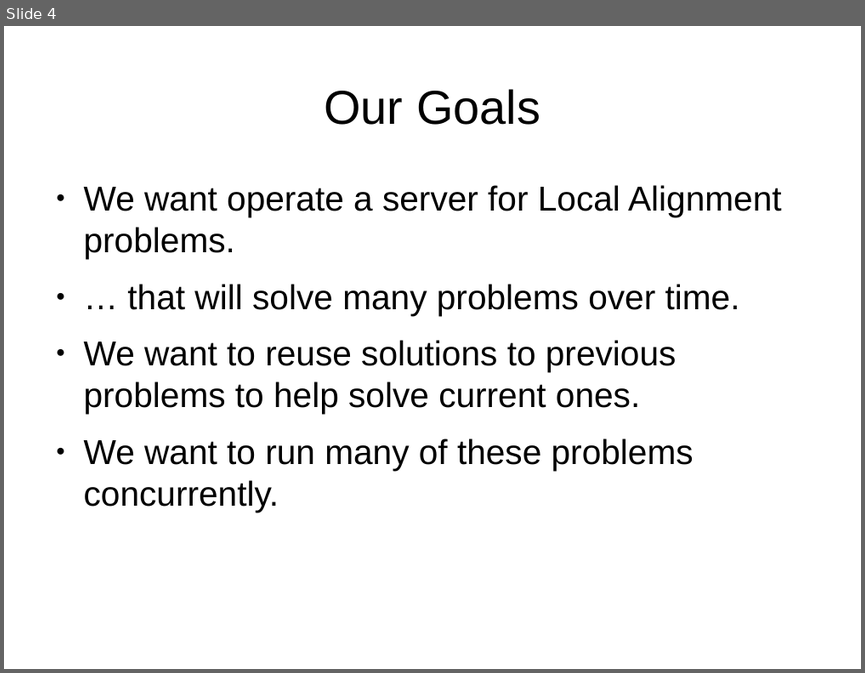
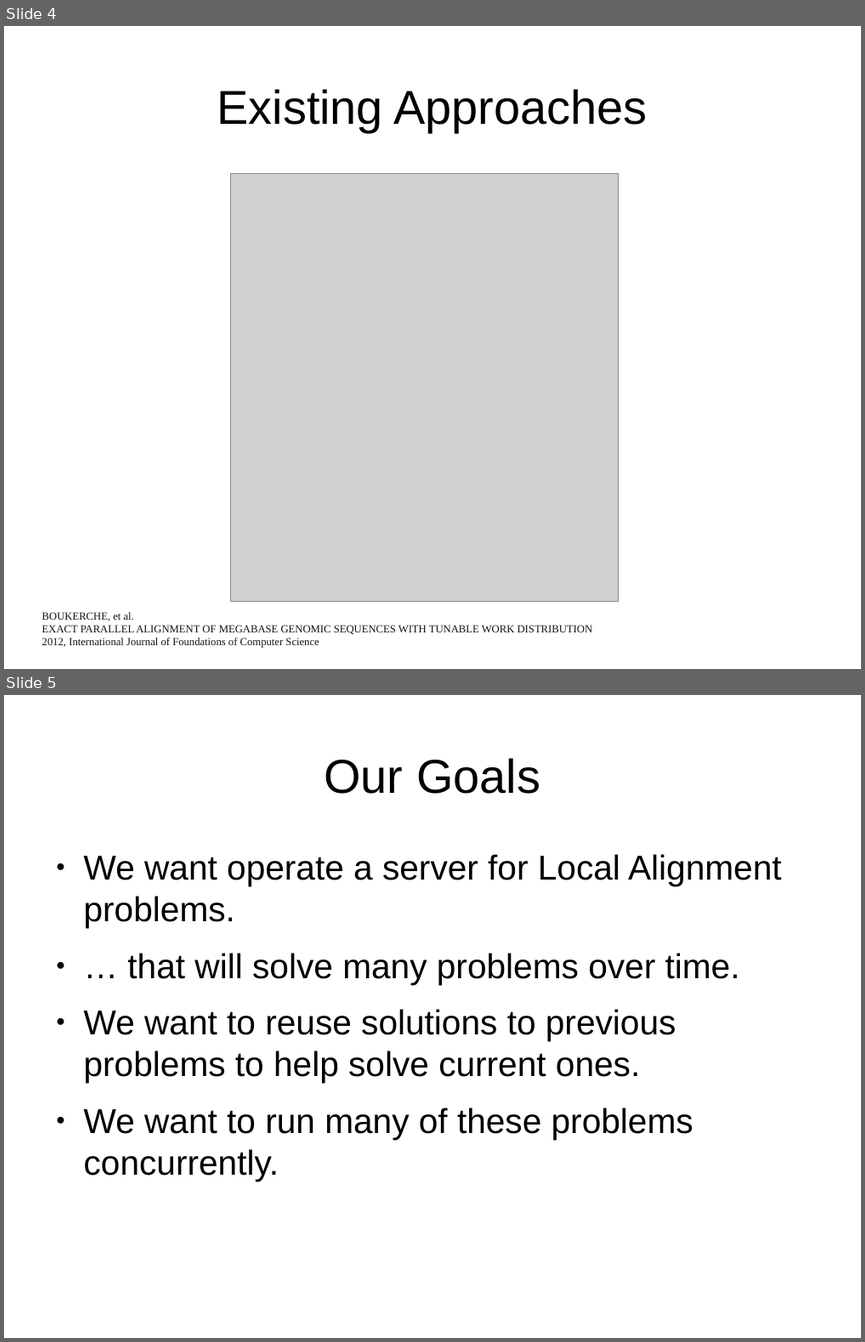
Before and after one commit to junekihong/GenomicsProject, a slide deck: Presentation.odp. Shown one above the other, each under a label of ours: slide 4 before the commit, slides 4 and 5 after it. The pictures are 865x673 and 865x1342 pixels, drawn with LibreOffice and Linux fonts; fonts in the diff are those of the drawing; grey boxes stand for pictures. Boxes give left, top, right and bottom in pixels: in the first picture for what was removed or moved away, otherwise in the second. Text is boxed around its words. In the diff, an @@ line names an element or a change of style, - is before the commit and + after.

Commit message:
Add picture for existing methods

```diff
--- a/Presentation.odp
+++ b/Presentation.odp
@@ slide 4 added at bbox=[4, 26, 861, 669], background #FFFFFF @@
@@ title added at bbox=[217, 89, 647, 132], 44 pt, text #000000 @@
+Existing Approaches
@@ picture added at bbox=[231, 174, 619, 601] @@
@@ text added at bbox=[42, 612, 593, 647], 10 pt, text #141413 @@
+BOUKERCHE, et al.
+EXACT PARALLEL ALIGNMENT OF MEGABASE GENOMIC SEQUENCES WITH TUNABLE WORK DISTRIBUTION
+2012, International Journal of Foundations of Computer Science
@@ what was slide 4 is now slide 5 @@
```
Also in this commit, not shown: 3 slides changed.
